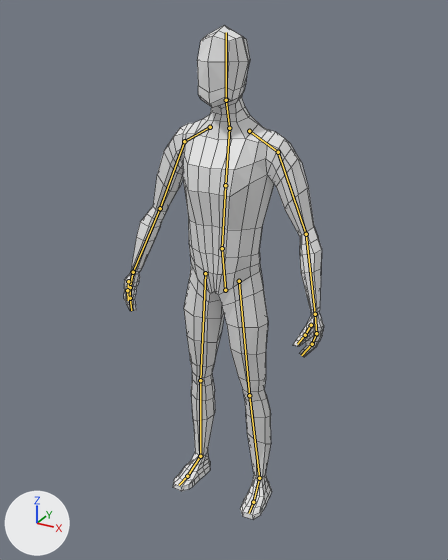
Two versions of the Blender file Assets/Models/Character/Original/Character.blend, one commit apart.
Rendered twice from a 50 mm camera at (1.073, -1.958, 2.009) aimed at (-0.04, 0.065, 0.997). Lighting does not change. The marker at lower left points along +X, +Y and +Z. The bones that bend it are drawn over the model as lines. Mesh edges are drawn as thin lines.
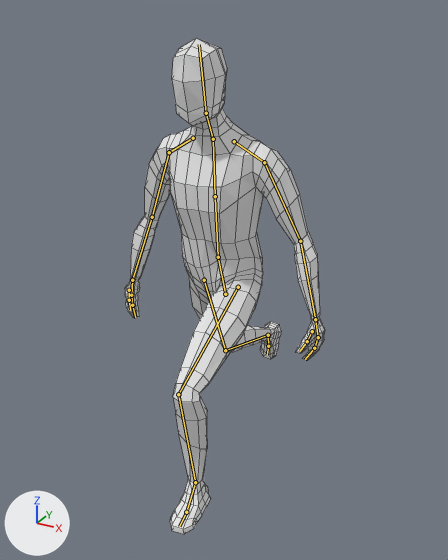
The newer file adds an action. The first version stands in its rest pose; the second is drawn at frame 1 of the action 'Run'.

Location of each change, [x1, y1, x2, y2] in pixels of the pictures (448 x 560 px):
'Cube', posed: before [124, 25, 324, 519]; after [125, 38, 325, 534]
bone 'Hips', root to tip: before (225, 290) to (222, 248); after (225, 294) to (218, 257)
bone 'Foot.R', root to tip: before (200, 456) to (187, 476); after (268, 335) to (268, 346)

Patch to the scene script:
```diff
--- a/Assets/Models/Character/Original/Character.blend.py
+++ b/Assets/Models/Character/Original/Character.blend.py
@@ bone_hips @@
 bone_hips = bpy.data.objects['Armature'].pose.bones['Hips']
-bone_hips.location = (0.0, 0.0, 0.0)
-bone_hips.rotation_quaternion = (1.0, 0.0, 0.0, 0.0)  # degrees (0, 0, 0)
+bone_hips.location = (0.0, -0.017, 0.003)
+bone_hips.rotation_quaternion = (0.996, 0.085, 0.009, 0.004)  # degrees (10, 1, 1)
@@ bone_foot_r @@
 bone_foot_r = bpy.data.objects['Armature'].pose.bones['Foot.R']  # child of 'Shin.R'
-bone_foot_r.location = (0.0, 0.0, 0.0)
-bone_foot_r.rotation_quaternion = (1.0, 0.0, 0.0, 0.0)  # degrees (0, 0, 0)
+bone_foot_r.location = (0.023, -0.111, -0.021)
+bone_foot_r.rotation_quaternion = (0.733, -0.654, -0.101, 0.155)  # degrees (-83, 3, 21)
@@ bone_leg_ik_l @@
 bone_leg_ik_l = bpy.data.objects['Armature'].pose.bones['Leg IK.L']
-bone_leg_ik_l.location = (0.0, 0.0, 0.0)
+bone_leg_ik_l.location = (-0.05, -0.462, 0.312)
@@ bone_pull_target_l @@
 bone_pull_target_l = bpy.data.objects['Armature'].pose.bones['Pull Target.L']
-bone_pull_target_l.location = (0.0, 0.0, 0.0)
+bone_pull_target_l.location = (0.06, 0.0, 0.124)
@@ bone_leg_ik_r @@
 bone_leg_ik_r = bpy.data.objects['Armature'].pose.bones['Leg IK.R']
-bone_leg_ik_r.location = (0.0, 0.0, 0.0)
+bone_leg_ik_r.location = (0.05, 0.611, 0.368)
@@ bone_pull_target_r @@
 bone_pull_target_r = bpy.data.objects['Armature'].pose.bones['Pull Target.R']
-bone_pull_target_r.location = (0.0, 0.0, 0.0)
+bone_pull_target_r.location = (-0.06, 0.0, 0.124)
```
